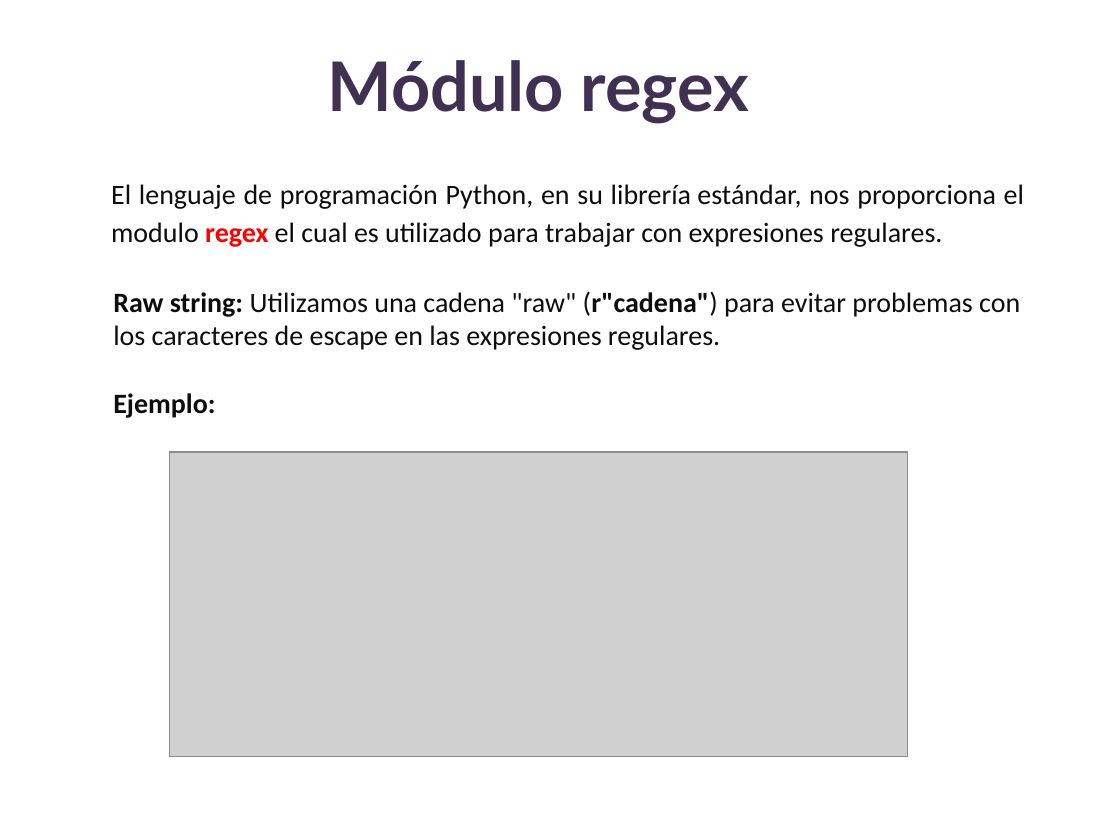
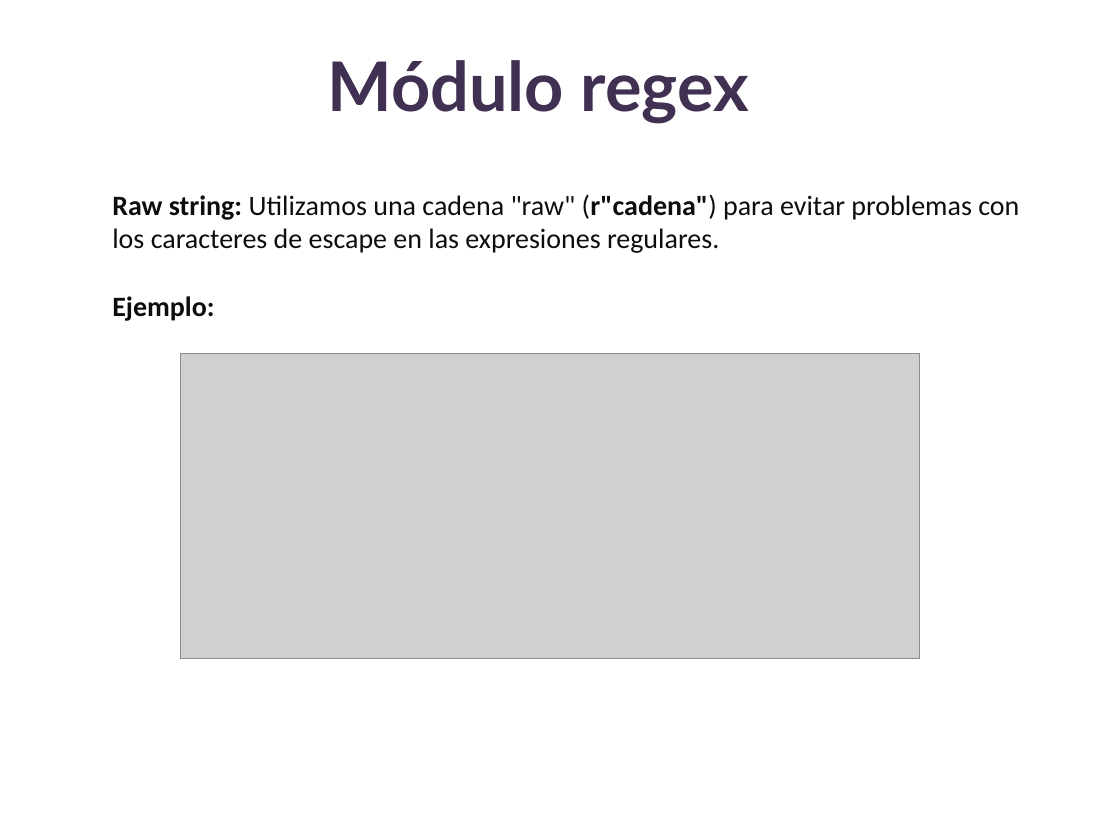
Before and after one commit to lizetheP/Analitica, a slide deck: slide 50 of CalendarioAgo25/presentaciones/18_Expresiones_regulares.pptx. Drawn at 1120x840 pixels with LibreOffice and Linux fonts; fonts in the diff are those of the drawing; grey boxes stand for pictures. Boxes give left, top, right and bottom in pixels: in the first picture for what was removed or moved away, otherwise in the second. Text is boxed around its words. In the diff, an @@ line names an element or a change of style, - is before the commit and + after.

```diff
--- a/CalendarioAgo25/presentaciones/18_Expresiones_regulares.pptx
+++ b/CalendarioAgo25/presentaciones/18_Expresiones_regulares.pptx
@@ text "Raw string: Utilizamos una cadena ...": place and size @@
-text "Raw string: Utilizamos una cadena ..." at <box>113,291,1020,418</box>
+text "Raw string: Utilizamos una cadena ..." at <box>112,194,1019,321</box>
@@ text removed at <box>111,184,1024,247</box> @@
-El lenguaje de programación Python, en su librería estándar, nos proporciona el modulo regex el cual es utilizado para trabajar con expresiones regulares.
@@ picture: place and size @@
-picture at <box>169,452,907,757</box>
+picture at <box>180,354,918,659</box>
```
Also in this commit, not shown: 1 other slide changed.
